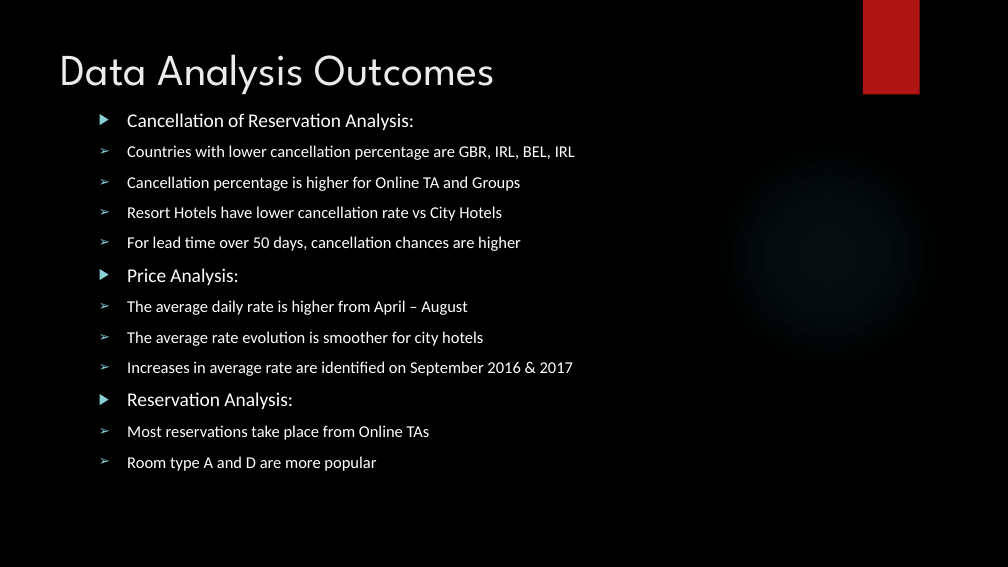
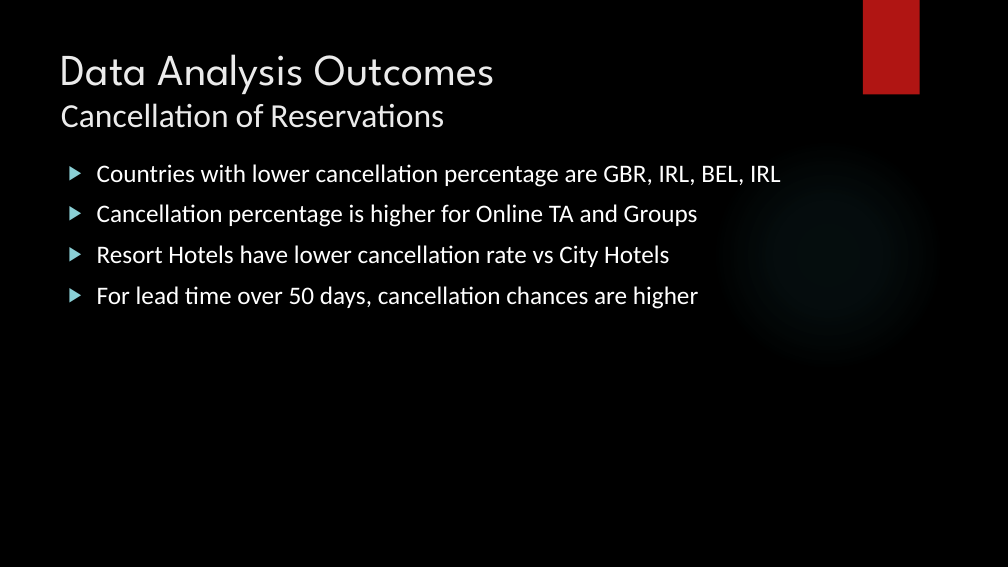
Before and after one commit to Konadrak/GitHub_Project_1a-Team_A, a slide deck: slide 10 of Presentation/GitHub Project Presentation.pptx (slide 13 before the commit). Drawn at 1008x567 pixels with LibreOffice and Linux fonts; fonts in the diff are those of the drawing; background and template pictures are left out. Boxes give left, top, right and bottom in pixels: in the first picture for what was removed or moved away, otherwise in the second. Text is boxed around its words. In the diff, an @@ line names an element or a change of style, - is before the commit and + after.

Commit message:
Analysis and Presentation vs2

```diff
--- a/Presentation/GitHub Project Presentation.pptx
+++ b/Presentation/GitHub Project Presentation.pptx
@@ title at box(61, 54, 495, 128): text changed; size 42 to 32 pt; font League Spartan to Calibri @@
-Data Analysis Outcomes
+Data Analysis Outcomes
+Cancellation of Reservations
@@ text at box(127, 113, 414, 130): paragraph removed @@
-▶ Cancellation of Reservation Analysis:
@@ text "Countries with lower cancellation percentage ...": place and size @@
-text "Countries with lower cancellation percentage ..." at box(127, 113, 575, 440)
+text "Countries with lower cancellation percentage ..." at box(97, 164, 781, 309)
@@ text "Countries with lower cancellation percentage ..." at box(97, 164, 781, 309): size 15.7 to 24 pt; bullet ➢ to ▶ @@
@@ text at box(127, 268, 573, 440): paragraphs removed @@
-▶ Price Analysis:
-➢ The average daily rate is higher from April – August
-➢ The average rate evolution is smoother for city hotels
-➢ Increases in average rate are identified on September 2016 & 2017
-▶ Reservation Analysis:
-➢ Most reservations take place from Online TAs
-➢ Room type A and D are more popular
```
Also in this commit, not shown: 1 other slide changed, 6 slides added, 2 other files.
